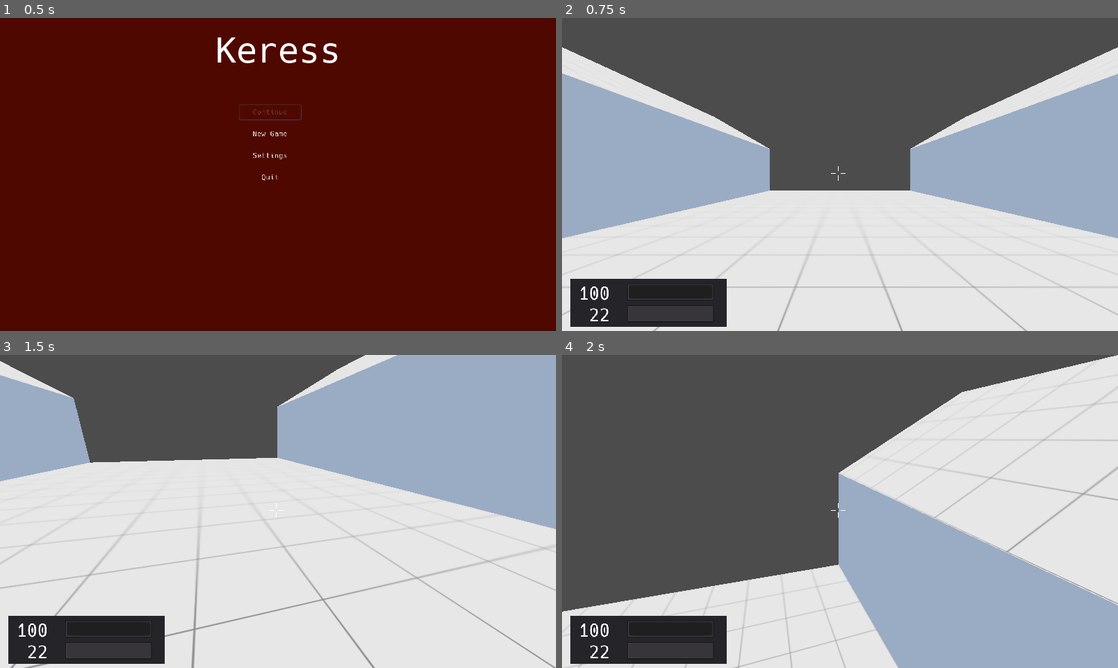
Above: before the commit, frames 1-4 (two rows, left to right).
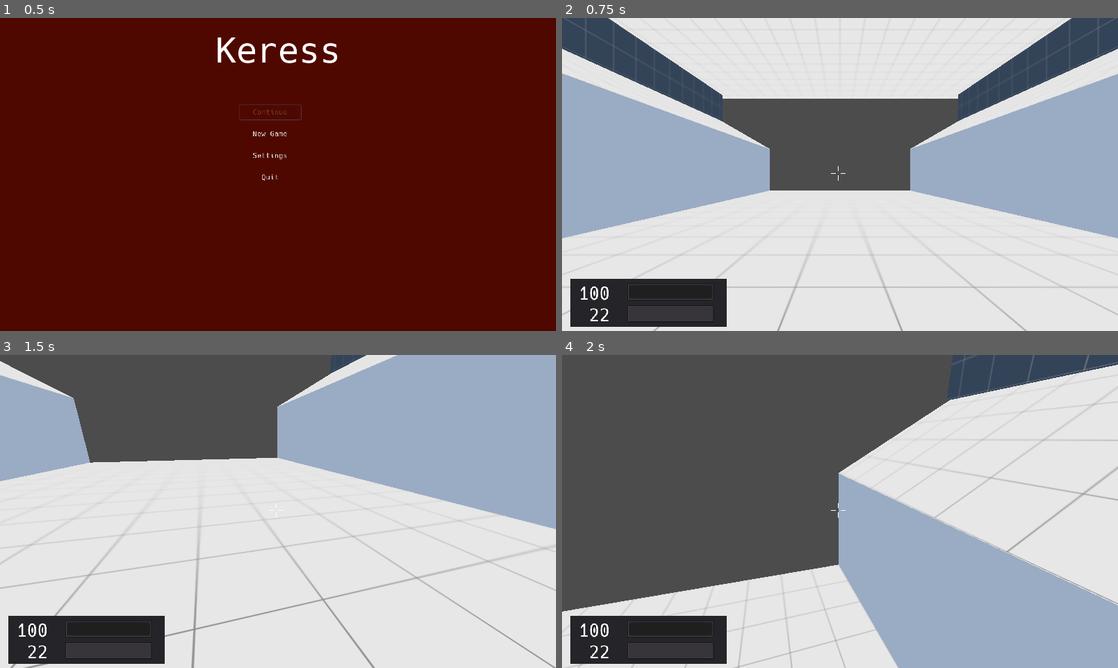
Above: after the commit, the same moments.

Repository: duckinator/keress
Game: Godot game, scene res://menus/MainMenu.tscn
Same seed, same stepped clock (60 frames per second), same inputs: the game is played once before the commit and once after it.
Inputs (mouse positions are in pixels of both pictures, inside the frame that each line leads up to):
- Up to frame 1 (0.5 s): no input
- Up to frame 2 (0.75 s): click "New Game" at 0.5 s
- Up to frame 3 (1.5 s): tap Enter at 1.25 s; move the mouse to (305, 511) at 1.27 s; press the mouse at (305, 511) at 1.28 s; hold W (movement_forward) from 1.28 s (still down)
- Up to frame 4 (2 s): keep holding W (movement_forward); tap Space (movement_jump) at 1.52 s

Frame 1 is identical in both runs. In frame 2, 21% of the frame differs, in the area x 0-100%, y 0-33%; in frame 3, less than 0.1%; in frame 4, 2.5%.

Commit message:
aaaaaaaaaaaa

Diff:
--- /dev/null
+++ b/src/environment/door/Area.gd
@@ -0,0 +1,13 @@
+extends Area
+
+func _ready():
+	connect("body_entered", self, "_process_body_entered")
+	connect("body_exited", self, "_process_body_exited")
+
+func _process_body_entered(body):
+	if body is KinematicBody:
+		get_parent().open()
+
+func _process_body_exited(body):
+	if body is KinematicBody:
+		get_parent().close()
--- /dev/null
+++ b/src/environment/door/Area2_Through_Door.gd
@@ -0,0 +1,8 @@
+extends Area
+
+func _ready():
+	connect("body_entered", self, "_process_body_entered")
+
+func _process_body_entered(body):
+	if body is KinematicBody:
+		get_parent().through()
--- /dev/null
+++ b/src/environment/door/Door.gd
@@ -0,0 +1,68 @@
+extends Spatial
+
+const OPENED = 0
+const CLOSED = 1
+const OPENING = 2
+const CLOSING = 3
+
+var state = CLOSED
+var is_exit = false
+var locked = false
+
+var left
+var right
+
+func _ready():
+	set_meta("is_door", true)
+	left = $Left_Half
+	right = $Right_Half
+	close()
+
+func _physics_process(delta):
+	if state == OPENED or state == CLOSED:
+		return
+
+	var left_pos
+	var left_target
+	var diff
+	if state == OPENING:
+		left_target = Vector3(0, 0, -2)
+		diff = left_target
+		left_pos = left.translation.linear_interpolate(left_target, delta)
+	else:
+		left_target = Vector3(0, 0, 2)
+		diff = Vector3(0, 0, 4)
+		left_pos = diff.linear_interpolate(left.translation, delta)
+
+	if (state == OPENING and left_pos.z <= left_target.z):
+		state = OPENED
+		left_pos = left_target
+
+	if (state == CLOSING and left_pos.z >= left_target.z):
+		state = CLOSED
+		left_pos = left_target
+
+	left.translate(left_pos)
+
+	var right_pos = Vector3(left_pos.x, left_pos.y, -left_pos.z)
+	right.translate(right_pos)
+
+func open():
+	if state != CLOSED:
+		return
+
+	if not get_tree().current_scene.can_open_door(self):
+		return false
+
+	state = OPENING
+	get_tree().current_scene.opening_door(self)
+
+func close():
+	if state != OPENED:
+		return
+
+	state = CLOSING
+	get_tree().current_scene.closing_door(self)
+
+func through():
+	get_tree().current_scene.through_door(self)
--- /dev/null
+++ b/src/environment/door/Door.tscn
@@ -0,0 +1,117 @@
+[gd_scene load_steps=14 format=2]
+
+[ext_resource path="res://environment/door/Door.gd" type="Script" id=1]
+[ext_resource path="res://environment/door/Area.gd" type="Script" id=2]
+[ext_resource path="res://environment/door/Area2_Through_Door.gd" type="Script" id=3]
+
+[sub_resource type="CubeMesh" id=1]
+size = Vector3( 0.2, 8, 4 )
+
+[sub_resource type="ConvexPolygonShape" id=2]
+points = PoolVector3Array( -0.0999756, 4, 2, 0.0999756, 4, -2, 0.0999756, 4, 2, -0.0999756, 4, -2, -0.0999756, -4, 2, 0.0999756, -4, -2, 0.0999756, -4, 2, -0.0999756, -4, -2, 0.0999756, 4, 2, -0.0999756, 4, -2, 0.0999756, 4, -2, -0.0999756, 4, 2, 0.0999756, -4, 2, -0.0999756, -4, -2, 0.0999756, -4, -2, -0.0999756, -4, 2, 0.0999756, 4, 2, -0.0999756, -4, 2, -0.0999756, 4, 2, 0.0999756, -4, 2, 0.0999756, 4, -2, -0.0999756, -4, -2, -0.0999756, 4, -2, 0.0999756, -4, -2 )
+
+[sub_resource type="CubeMesh" id=3]
+size = Vector3( 0.2, 8, 4 )
+
+[sub_resource type="ConvexPolygonShape" id=4]
+points = PoolVector3Array( -0.0999756, 4, 2, 0.0999756, 4, -2, 0.0999756, 4, 2, -0.0999756, 4, -2, -0.0999756, -4, 2, 0.0999756, -4, -2, 0.0999756, -4, 2, -0.0999756, -4, -2, 0.0999756, 4, 2, -0.0999756, 4, -2, 0.0999756, 4, -2, -0.0999756, 4, 2, 0.0999756, -4, 2, -0.0999756, -4, -2, 0.0999756, -4, -2, -0.0999756, -4, 2, 0.0999756, 4, 2, -0.0999756, -4, 2, -0.0999756, 4, 2, 0.0999756, -4, 2, 0.0999756, 4, -2, -0.0999756, -4, -2, -0.0999756, 4, -2, 0.0999756, -4, -2 )
+
+[sub_resource type="CapsuleShape" id=5]
+radius = 8.0
+height = 8.0
+
+[sub_resource type="BoxShape" id=6]
+extents = Vector3( 4, 4, 2 )
+
+[sub_resource type="CubeMesh" id=7]
+size = Vector3( 0.25, 0.25, 12.5 )
+
+[sub_resource type="ConvexPolygonShape" id=8]
+points = PoolVector3Array( -0.125, 0.125, 6.25, 0.125, 0.125, -6.25, 0.125, 0.125, 6.25, -0.125, 0.125, -6.25, -0.125, -0.125, 6.25, 0.125, -0.125, -6.25, 0.125, -0.125, 6.25, -0.125, -0.125, -6.25, 0.125, 0.125, 6.25, -0.125, 0.125, -6.25, 0.125, 0.125, -6.25, -0.125, 0.125, 6.25, 0.125, -0.125, 6.25, -0.125, -0.125, -6.25, 0.125, -0.125, -6.25, -0.125, -0.125, 6.25, 0.125, 0.125, 6.25, -0.125, -0.125, 6.25, -0.125, 0.125, 6.25, 0.125, -0.125, 6.25, 0.125, 0.125, -6.25, -0.125, -0.125, -6.25, -0.125, 0.125, -6.25, 0.125, -0.125, -6.25 )
+
+[sub_resource type="CubeMesh" id=9]
+size = Vector3( 0.25, 0.25, 0.25 )
+
+[sub_resource type="ConvexPolygonShape" id=10]
+points = PoolVector3Array( -0.125, 0.125, 0.125, 0.125, 0.125, -0.125, 0.125, 0.125, 0.125, -0.125, 0.125, -0.125, -0.125, -0.125, 0.125, 0.125, -0.125, -0.125, 0.125, -0.125, 0.125, -0.125, -0.125, -0.125, 0.125, 0.125, 0.125, -0.125, 0.125, -0.125, 0.125, 0.125, -0.125, -0.125, 0.125, 0.125, 0.125, -0.125, 0.125, -0.125, -0.125, -0.125, 0.125, -0.125, -0.125, -0.125, -0.125, 0.125, 0.125, 0.125, 0.125, -0.125, -0.125, 0.125, -0.125, 0.125, 0.125, 0.125, -0.125, 0.125, 0.125, 0.125, -0.125, -0.125, -0.125, -0.125, -0.125, 0.125, -0.125, 0.125, -0.125, -0.125 )
+
+[node name="Door" type="Spatial"]
+transform = Transform( 1, 0, 0, 0, 1, 0, 0, 0, 1, 0, 4.1, 0 )
+script = ExtResource( 1 )
+
+[node name="Left_Half" type="StaticBody" parent="."]
+transform = Transform( 1, 0, 0, 0, 1, 0, 0, 0, 1, 0, 0, -2 )
+
+[node name="Left_Half_Mesh" type="MeshInstance" parent="Left_Half"]
+mesh = SubResource( 1 )
+material/0 = null
+
+[node name="CollisionShape" type="CollisionShape" parent="Left_Half"]
+shape = SubResource( 2 )
+
+[node name="Right_Half" type="StaticBody" parent="."]
+transform = Transform( 1, 0, 0, 0, 1, 0, 0, 0, 1, 0, 0, 2 )
+
+[node name="Right_Half_Mesh" type="MeshInstance" parent="Right_Half"]
+mesh = SubResource( 3 )
+material/0 = null
+
+[node name="CollisionShape" type="CollisionShape" parent="Right_Half"]
+shape = SubResource( 4 )
+
+[node name="Area" type="Area" parent="."]
+transform = Transform( -1.62921e-07, 0, 1, 0, 1, 0, -1, 0, -1.62921e-07, 0, 0, 0 )
+visible = false
+input_ray_pickable = false
+script = ExtResource( 2 )
+
+[node name="CollisionShape" type="CollisionShape" parent="Area"]
+shape = SubResource( 5 )
+
+[node name="Area2_Through_Door" type="Area" parent="."]
+transform = Transform( -1.62921e-07, 0, 1, 0, 1, 0, -1, 0, -1.62921e-07, 8, 0, 0 )
+input_ray_pickable = false
+script = ExtResource( 3 )
+
+[node name="CollisionShape" type="CollisionShape" parent="Area2_Through_Door"]
+shape = SubResource( 6 )
+
+[node name="Top_Bar" type="StaticBody" parent="."]
+transform = Transform( 1, 0, 0, 0, 1, 0, 0, 0, 1, -0.25, 4, 0 )
+
+[node name="MeshInstance" type="MeshInstance" parent="Top_Bar"]
+mesh = SubResource( 7 )
+material/0 = null
+
+[node name="CollisionShape" type="CollisionShape" parent="Top_Bar"]
+shape = SubResource( 8 )
+
+[node name="Bottom_Bar" type="StaticBody" parent="."]
+transform = Transform( 1, 0, 0, 0, 1, 0, 0, 0, 1, 0, -4.125, 0 )
+
+[node name="MeshInstance" type="MeshInstance" parent="Bottom_Bar"]
+mesh = SubResource( 7 )
+material/0 = null
+
+[node name="CollisionShape" type="CollisionShape" parent="Bottom_Bar"]
+shape = SubResource( 8 )
+
+[node name="Left_End" type="StaticBody" parent="."]
+transform = Transform( 1, 0, 0, 0, 1, 0, 0, 0, 1, 0, 4, -6.125 )
+
+[node name="MeshInstance" type="MeshInstance" parent="Left_End"]
+mesh = SubResource( 9 )
+material/0 = null
+
+[node name="CollisionShape" type="CollisionShape" parent="Left_End"]
+shape = SubResource( 10 )
+
+[node name="Right_End" type="StaticBody" parent="."]
+transform = Transform( 1, 0, 0, 0, 1, 0, 0, 0, 1, 0, 4, 6.125 )
+
+[node name="MeshInstance" type="MeshInstance" parent="Right_End"]
+mesh = SubResource( 9 )
+material/0 = null
+
+[node name="CollisionShape" type="CollisionShape" parent="Right_End"]
+shape = SubResource( 10 )
--- a/src/levels/Level_001.tscn
+++ b/src/levels/Level_001.tscn
@@ -103,6 +103,34 @@
 [sub_resource type="ConvexPolygonShape" id=19]
 points = PoolVector3Array( -10, 0.5, 52.5, 10, 0.5, -52.5, 10, 0.5, 52.5, -10, 0.5, -52.5, -10, -0.5, 52.5, 10, -0.5, - …(304 unchanged characters)…
 
+[sub_resource type="SpatialMaterial" id=25]
+albedo_texture = ExtResource( 3 )
+uv1_scale = Vector3( 0.25, 0.25, 0.25 )
+uv1_triplanar = true
+
+[sub_resource type="CubeMesh" id=24]
+material = SubResource( 25 )
+size = Vector3( 80, 3, 110 )
+
+[sub_resource type="ConvexPolygonShape" id=26]
+points = PoolVector3Array( -40, 1.5, 55, 40, 1.5, -55, 40, 1.5, 55, -40, 1.5, -55, -40, -1.5, 55, 40, -1.5, -55, 40, -1.5, 55, -40, -1.5, -55, 40, 1.5, 55, -40, 1.5, -55, 40, 1.5, -55, -40, 1.5, 55, 40, -1.5, 55, -40, -1.5, -55, 40, -1.5, -55, -40, -1.5, 55, 40, 1.5, 55, -40, -1.5, 55, -40, 1.5, 55, 40, -1.5, 55, 40, 1.5, -55, -40, -1.5, -55, -40, 1.5, -55, 40, -1.5, -55 )
+
+[sub_resource type="SpatialMaterial" id=28]
+albedo_texture = ExtResource( 5 )
+uv1_scale = Vector3( 0.25, 0.25, 0.25 )
+uv1_offset = Vector3( 0, 0, 0.5 )
+uv1_triplanar = true
+
+[sub_resource type="CubeMesh" id=27]
+material = SubResource( 28 )
+size = Vector3( 3, 8, 104 )
+
+[sub_resource type="ConvexPolygonShape" id=29]
+points = PoolVector3Array( -1.5, 4, 51.75, 1.5, 4, -51.75, 1.5, 4, 51.75, -1.5, 4, -51.75, -1.5, -4, 51.75, 1.5, -4, -51.75, 1.5, -4, 51.75, -1.5, -4, -51.75, 1.5, 4, 51.75, -1.5, 4, -51.75, 1.5, 4, -51.75, -1.5, 4, 51.75, 1.5, -4, 51.75, -1.5, -4, -51.75, 1.5, -4, -51.75, -1.5, -4, 51.75, 1.5, 4, 51.75, -1.5, -4, 51.75, -1.5, 4, 51.75, 1.5, -4, 51.75, 1.5, 4, -51.75, -1.5, -4, -51.75, -1.5, 4, -51.75, 1.5, -4, -51.75 )
+
+[sub_resource type="ConvexPolygonShape" id=30]
+points = PoolVector3Array( -1.5, 4, 51.75, 1.5, 4, -51.75, 1.5, 4, 51.75, -1.5, 4, -51.75, -1.5, -4, 51.75, 1.5, -4, -51.75, 1.5, -4, 51.75, -1.5, -4, -51.75, 1.5, 4, 51.75, -1.5, 4, -51.75, 1.5, 4, -51.75, -1.5, 4, 51.75, 1.5, -4, 51.75, -1.5, -4, -51.75, 1.5, -4, -51.75, -1.5, -4, 51.75, 1.5, 4, 51.75, -1.5, -4, 51.75, -1.5, 4, 51.75, 1.5, -4, 51.75, 1.5, 4, -51.75, -1.5, -4, -51.75, -1.5, 4, -51.75, 1.5, -4, -51.75 )
+
 [node name="Level_001" type="Spatial"]
 script = ExtResource( 1 )
 
@@ -129,6 +157,7 @@
 shape = SubResource( 5 )
 
 [node name="Arena_Wall_Left" type="MeshInstance" parent="."]
+editor/display_folded = true
 transform = Transform( 1, 0, 0, 0, 1, 0, 0, 0, 1, -23.5, 7.5, -20 )
 mesh = SubResource( 6 )
 material/0 = null
@@ -203,3 +232,36 @@
 
 [node name="CollisionShape" type="CollisionShape" parent="Right_Slope/StaticBody"]
 shape = SubResource( 19 )
+
+[node name="Ceiling" type="MeshInstance" parent="."]
+editor/display_folded = true
+transform = Transform( 1, 0, 0, 0, 1, 0, 0, 0, 1, 0, 32.5, -18.5 )
+mesh = SubResource( 24 )
+material/0 = null
+
+[node name="StaticBody" type="StaticBody" parent="Ceiling"]
+
+[node name="CollisionShape" type="CollisionShape" parent="Ceiling/StaticBody"]
+shape = SubResource( 26 )
+
+[node name="Upper_Left_Wall" type="MeshInstance" parent="."]
+editor/display_folded = true
+transform = Transform( 1, 0, 0, 0, 1, 0, 0, 0, 1, 38.5, 27, -18 )
+mesh = SubResource( 27 )
+material/0 = null
+
+[node name="StaticBody" type="StaticBody" parent="Upper_Left_Wall"]
+
+[node name="CollisionShape" type="CollisionShape" parent="Upper_Left_Wall/StaticBody"]
+shape = SubResource( 29 )
+
+[node name="Upper_Right_Wall" type="MeshInstance" parent="."]
+editor/display_folded = true
+transform = Transform( 1, 0, 0, 0, 1, 0, 0, 0, 1, -38.5, 27, -18.5 )
+mesh = SubResource( 27 )
+material/0 = null
+
+[node name="StaticBody" type="StaticBody" parent="Upper_Right_Wall"]
+
+[node name="CollisionShape" type="CollisionShape" parent="Upper_Right_Wall/StaticBody"]
+shape = SubResource( 30 )
Not shown: 1 places in src/levels/Level_001.tscn that only renumber resources
